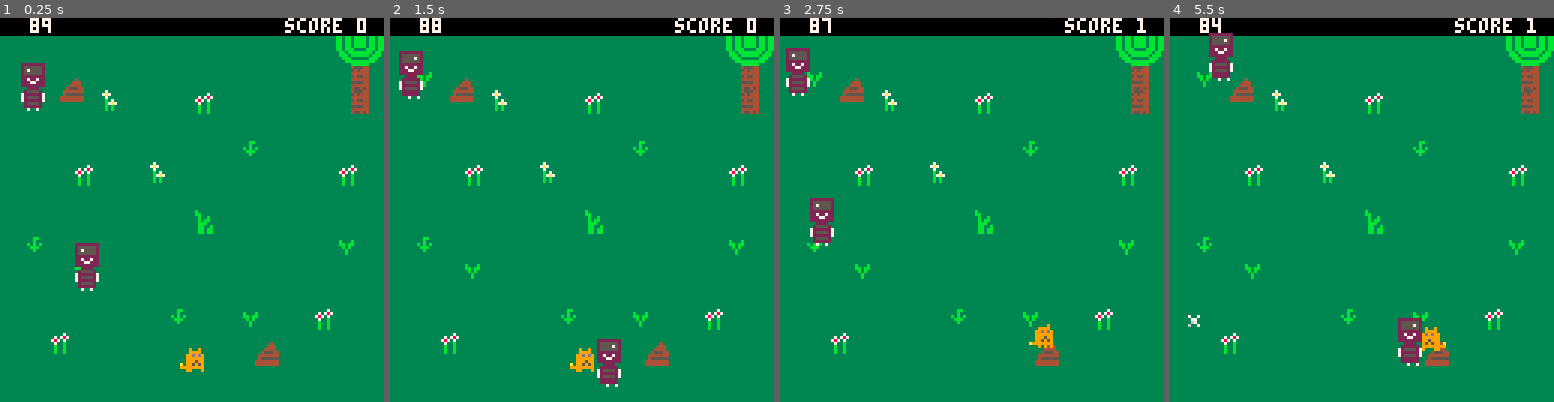
Above: before the commit, frames 1-4 (left to right).
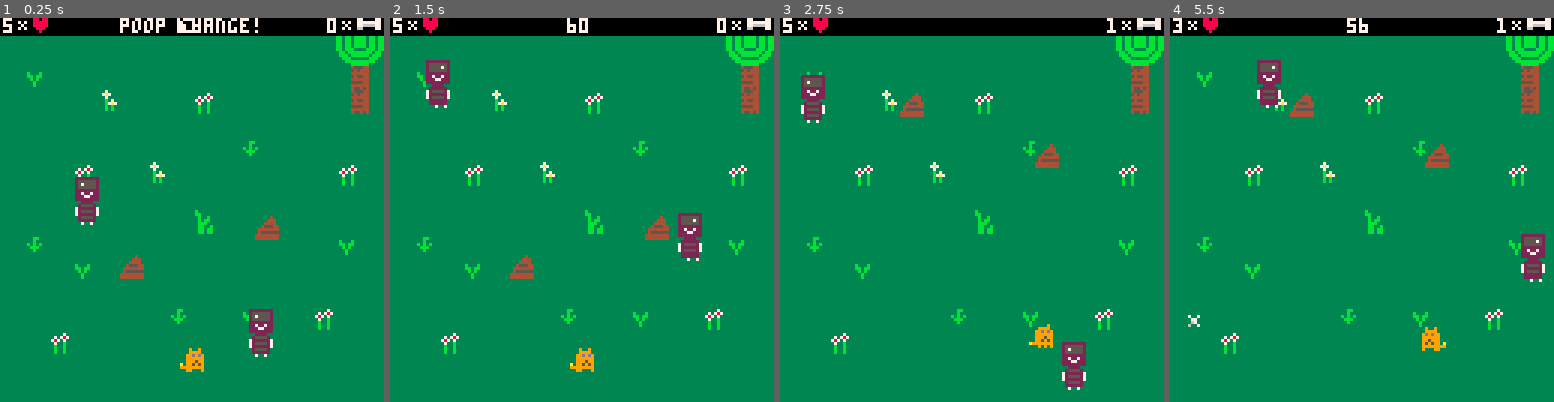
Above: after the commit, the same moments.

Repository: CornflakesOnGit/bonk-thief-horror
Game: PICO-8 cartridge bonk.p8
The game is run twice, just before and just after one commit, with the same random seed, the same clock (stepped at 60 frames per second) and the same inputs.
Inputs:
- Up to frame 1 (0.25 s): no input
- Up to frame 2 (1.5 s): no input
- Up to frame 3 (2.75 s): hold Right 1.6-2.1 s; hold Up 2.15-2.42 s; hold Right from 2.47 s (still down)
- Up to frame 4 (5.5 s): release Right at 3.03 s; hold Left 3.08-3.58 s; hold Down 3.63-3.97 s; hold Right 4.02-4.68 s; hold Up 4.73-5.03 s; hold Left from 5.08 s (still down)

The runs differ from the first frame. In frame 1, 5.2% of the frame differs, in the area x 0-100%, y 0-91%; in frame 2, 4.7%; in frame 3, 4.4%; in frame 4, 4.7%.

Commit message:
damage+health, UI beautified, problems remain
timer shows up during poop change, and bonk does not flash when hit

Diff:
--- a/bonk.p8
+++ b/bonk.p8
@@ -23,18 +23,18 @@
 99999990000000000000000000599995044000000255552002222220022222200282222002882220028828880088880000000000000000000000000000000000
 099999900000000000000000a0999999040000000222222002222220022222200222222002222820088828280088788000000000000000000000000000000000
 09000090000000000000000099559555400000000070070000070070000700700007007000070080888280880888888800000000000000000000000000000000
-00000000000000900000000000599950770000777700007700000000000000000000000000000000770000770000000000000000000000000000000000000000
-0000000000099990000000000090009077777777772c3b7700000000000000000000000000000000077777700000000000000000000000000000000000000000
-000999999999d9d9000000000090009077666677778e9a7700000000000000000000000000000000076666700000000000000000000000000000000000000000
-00999999999999990000000000900090660000776600007700000000000000000000000000000000660000770000000000000000000000000000000000000000
-00999999999990990000000000900090000000000000000000000000000000000000000000000000000000000000000000000000000000000000000000000000
-a0999999999909090000000000900090000000000000000000000000000000000000000000000000000000000000000000000000000000000000000000000000
-99999999999999990000000000900090000000000000000000000000000000000000000000000000000000000000000000000000000000000000000000000000
-00909000000900090000000000990099000000000000000000000000000000000000000000000000000000000000000000000000000000000000000000000000
+00000000000000900000000000599950770000777700007788088000007777000000000000000000770000770000000000000000000000000000000000000000
+0000000000099990000000000090009077777777772c3b7788888000070000700000000000000000077777700000000000000000000000000000000000000000
+000999999999d9d9000000000090009077666677778e9a7788888000707000070000000000000000076666700000000000000000000000000000000000000000
+00999999999999990000000000900090660000776600007708880000700700070000000000000000660000770000000000000000000000000000000000000000
+00999999999990990000000000900090000000000000000000800000700070070000000000000000000000000000000000000000000000000000000000000000
+a0999999999909090000000000900090000000000000000000000000700070070000000000000000000000000000000000000000000000000000000000000000
+99999999999999990000000000900090000000000000000000000000070000700000000000000000000000000000000000000000000000000000000000000000
+00909000000900090000000000990099000000000000000000000000007777000000000000000000000000000000000000000000000000000000000000000000
 00000000000900900000000000090000007007000070070000000000000000000000000000000000077007700000000000000000000000000000000000000000
-00000000000999900000000000099990000770000008a00000000000000000000000000000000000077777700000000000000000000000000000000000000000
-000999999999d9d9000999999999d9d900067000000cb00000000000000000000000000000000000007777000000000000000000000000000000000000000000
-00999999999999990099999999999999006007000070070000000000000000000000000000000000077667700000000000000000000000000000000000000000
+00000000000999900000000000099990000770000008a00070700000000000000000000000000000077777700000000000000000000000000000000000000000
+000999999999d9d9000999999999d9d900067000000cb00007000000000000000000000000000000007777000000000000000000000000000000000000000000
+00999999999999990099999999999999006007000070070070700000000000000000000000000000077667700000000000000000000000000000000000000000
 00999999999990990099999999999099000000000000000000000000000000000000000000000000066007700000000000000000000000000000000000000000
 a099999999990909a099999999990909000000000000000000000000000000000000000000000000000000000000000000000000000000000000000000000000
 99999999999999999999999999999999000000000000000000000000000000000000000000000000000000000000000000000000000000000000000000000000
--- a/bonk_code.lua
+++ b/bonk_code.lua
@@ -1,9 +1,15 @@
 function _init()
     score = 0
 
+    life = 5
+    invincible = false
+    invincibility_timer = 20
+    invincibility_flash_timer = 1
+    show_bonk = true
+
     elapsed_bone_time = 0
     elapsed_poop_time = 0
-    time_left = 90
+    time_left = 62
 
     poop_announcement = 0
 
@@ -36,7 +42,7 @@
 
 
 thief1 = {
-    pos = {x = flr(rnd((24)+8)), y = flr(rnd((90 + 8)))}, -- Initial position of the character
+    pos = {x = flr(rnd((24)+8)), y = flr(rnd(90) + 8)}, -- Initial position of the character
     sprites = {
         {5, 21}, -- First animation frame
         {6, 22} -- Second animation frame
@@ -53,7 +59,7 @@
 }
 
 thief2 = {
-    pos = {x = flr(rnd((24)+8)), y = flr(rnd((90 + 8)))}, -- Initial position of the character
+    pos = {x = flr(rnd((26)+94)), y = flr(rnd(90) + 8)}, -- Initial position of the character
     sprites = {
         {5, 21}, -- First animation frame
         {6, 22} -- Second animation frame
@@ -73,13 +79,13 @@
 }
 
 poop1 = {
-    pos = {x = 20, y = 20},
+    pos = {x = 40, y = flr(rnd(91) + 20)}, -- Initial position of poop
     width = 8,
     height = 8,
 }
 
 poop2 = {
-    pos = {x = 85, y = flr(rnd((70 + 40)))}, -- Initial position of poop
+    pos = {x = 85, y = flr(rnd(91) + 20)}, -- Initial position of poop
     width = 8,
     height = 8,
 }
@@ -339,12 +345,12 @@
         --poop2.pos = {x = 85, y = rnd((60 + 40))}
         poop_announcement = 1
     elseif time_left < 60 and poop_announcement == 1 then
-        poop1.pos = {x = 40, y = rnd((60 + 30))}
-        poop2.pos = {x = 85, y = rnd((60 + 30))}
+        poop1.pos = {x = 40, y = rnd((91) + 20)}
+        poop2.pos = {x = 85, y = rnd((91) + 20)}
         poop_announcement = 2
     elseif time_left < 30 and poop_announcement == 2 then
-        poop1.pos = {x = 40, y = rnd((60 + 30))}
-        poop2.pos = {x = 85, y = rnd((60 + 30))}
+        poop1.pos = {x = 40, y = rnd((91) + 20)}
+        poop2.pos = {x = 85, y = rnd((91) + 20)}
         poop_announcement = 3
     end
 end
@@ -423,12 +429,48 @@
 function collision_bonk_thief1()
     if checkcollision(bonk, thief1) then
             sfx(03)
-    end
-end
+            if not invincible then
+            life = life - 1
+            invincible = true
+            end
+    end
+end
+
+
+
 function collision_bonk_thief2()
     if checkcollision(bonk, thief2) then
             sfx(03)
-    end
+            if not invincible then
+            life = life - 1
+            invincible = true
+            end
+    end
+end
+
+function invincibility()
+    if invincible then
+        invincibility_timer = invincibility_timer - 1
+        if invincibility_timer < 1 then
+            invincible = false
+            invincibility_timer = 20
+        end
+    end
+end
+
+function invincibility_flash()
+    if invincible then
+        invincibility_flash_timer = invincibility_flash_timer + 1
+    end
+
+    if invincibility_flash_timer % 3 == 0 then
+        show_bonk = not show_bonk
+    end
+
+    if invincibility_flash_timer > 19 then
+        show_bonk = true -- Ensure text is not displayed after the intended duration
+    end
+    invincibility_flash_timer = 1
 end
 
 
@@ -502,21 +544,51 @@
     elapsed_poop_time = elapsed_poop_time + 1  -- Increment elapsed time every 1 frame
 end
 
+
 function countdown()
     time_left = time_left - 1/30
 end
 
 --Print HUD on screen
 function hud()
-    print(flr(time_left),10,0,7)
-    print("score " ..score,95,0,7)
+    if not ((time_left >= 27 and time_left <= 30) or (time_left >= 57 and time_left <= 60)) then
+        print(flr(time_left), 59, 0, 7)
+    end
+
+    --if time_left > 58 then
+    --    print(flr(time_left),59,0,7)
+    --if time_left > 30 and < 58 then
+    --    print(flr(time_left),59,0,7)
+    --else if time_left < 28 then
+    --    print(flr(time_left),59,0,7)
+    --end
+
+-- Remaining life
+    print(life,1,0,7)
+    spr(54,6,0)
+    spr(38,11,0)
+
+-- Bone score
+    if score < 10 then
+        print(score,109,0,7)
+    else
+        print(score,105,0,7)
+    end
+    spr(54,114,0)
+    spr(36,119,0)
+
+
+
+
+    --print(flr(invincibility_timer),20,0,7)
+    --print(invincible)
     --print(time(),50,10,7)
     --print("# of bones: " ..#bones,50,20,7)
 end
 
 function end_game()
-    if time_left < 0 then
-        cls(0)
+    if time_left < 0 or life == 0 then
+        cls(1)
         print("score: " ..score,46,60,7)
         spr(16,58,70)
 
@@ -537,7 +609,7 @@
 --update
 
 function _update()
-    if time_left > 0 then
+    if time_left > 0 or life > 1 then
         bone_timer()
         poop_timer()
         countdown()
@@ -559,6 +631,8 @@
         collision_thief1_bone()
         collision_thief2_bone()
 
+        invincibility()
+
         spawn_new_bone()
         bone_animation()
 
@@ -583,10 +657,12 @@
     poop_announce()
 
     draw_bones()
-    drawBonk()
+    if show_bonk == true then
+        drawBonk()
+    end
+    invincibility_flash()
     draw_thief1()
     draw_thief2()
-
     end_game()
 
 end
